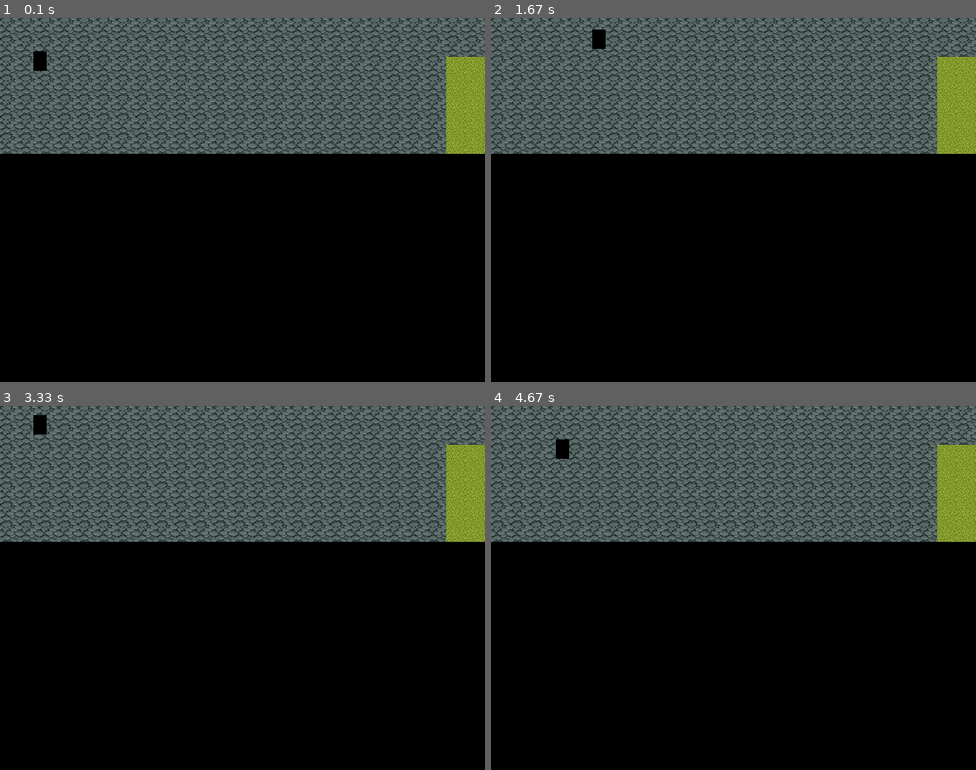
Above: before the commit, frames 1-4 (two rows, left to right).
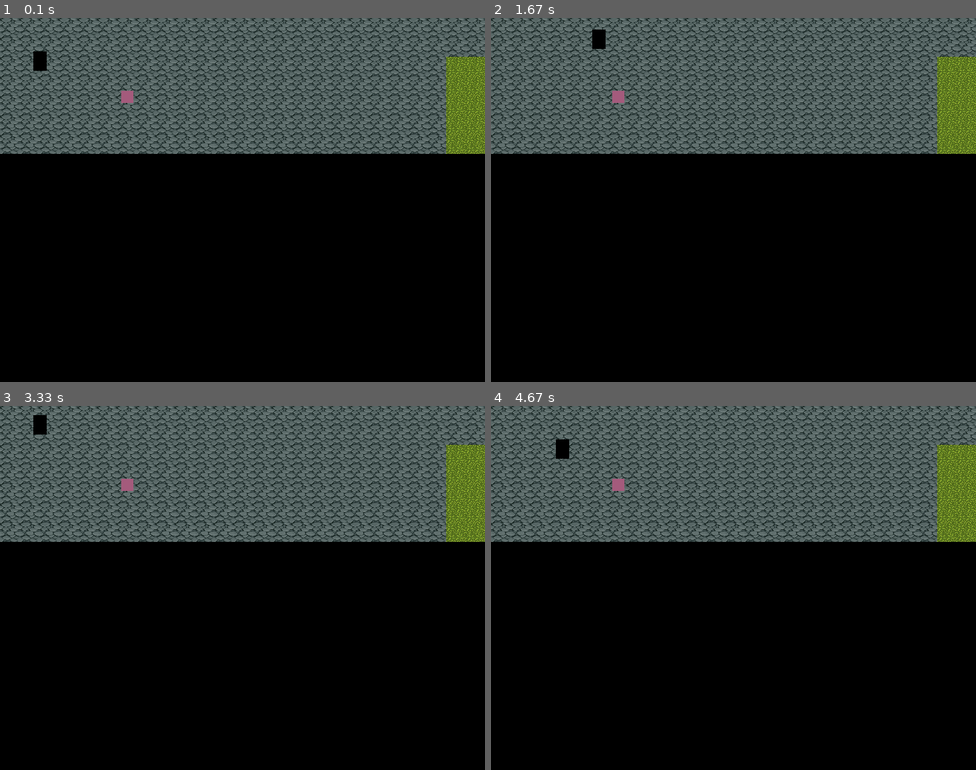
Above: after the commit, the same moments.

Repository: HelgIn/pygame
Game: pygame game, started from main.py
The game is run twice, just before and just after one commit, with the same random seed, the same clock (stepped at 60 frames per second) and the same inputs.
Inputs:
- Up to frame 1 (0.1 s): no input
- Up to frame 2 (1.67 s): hold Right 0.33-0.8 s; hold Up 0.83-1.13 s; hold Right 1.17-1.63 s
- Up to frame 3 (3.33 s): hold Left 1.67-2.2 s; hold Down 2.23-2.53 s; hold Left 2.57-2.97 s; hold Up from 3 s (still down)
- Up to frame 4 (4.67 s): release Up at 3.37 s; hold Right 3.4-4.03 s; hold Down 4.07-4.43 s; hold Left from 4.47 s (still down)

The runs differ from the first frame. In frame 1, 1.7% of the frame differs, in the area x 25-100%, y 10-38%; in frame 2, 1.7%; in frame 3, 1.7%; in frame 4, 1.7%.

Commit message:
added npc and menu

Diff:
--- a/level.py
+++ b/level.py
@@ -9,10 +9,10 @@
     for row in ar:
         for col in row:
             if col == "g":
-                block = Platform("../ground.bmp", x, y)
+                block = Platform("ground.bmp", x, y)
                 #background.blit(block, (x, y))
             if col == "t":
-                block = Platform("../grass.bmp", x, y)
+                block = Platform("gr1.bmp", x, y)
                 #background.blit(block, (x, y))
             entities.add(block)
             x += block.get_width()
--- a/main.py
+++ b/main.py
@@ -3,13 +3,10 @@
 import pygame
 from pygame.locals import *
 
-import Player
 from Player import *
-
-import level
 from level import *
-
 from Camera import *
+from npc import *
 
 WIN_WIDTH = 800
 WIN_HEIGHT = 600
@@ -19,10 +16,11 @@
 HERO_X = 55
 HERO_Y = 55
 
+
 def create_level(screen):
-    file = open("../level.txt", "r")
+    file = open("level.txt", "r")
     arFile = file.read().split("\n")
-    entities = level.create(screen, arFile)
+    entities = create(screen, arFile)
     level_width = len(arFile[0])
     level_height = len(arFile)
     return level_width, level_height, entities
@@ -38,6 +36,9 @@
     player = Player(HERO_X, HERO_X)
     left = right = up = down = False
 
+    # create npc
+    npc = Npc(200, 120)
+
     # Fill background
     background = pygame.Surface(screen.get_size())
     background.fill(Color(BACKGROUND_COLOR))
@@ -48,7 +49,6 @@
     LEVEL_HEIGHT = arLevelSize[1] * 32
 
     entities = arLevelSize[2]
-    #entities.add(player)
     timer = time.Clock()
 
     camera = Camera(LEVEL_WIDTH, LEVEL_HEIGHT)
@@ -85,9 +85,6 @@
             if event.type == KEYUP and event.key == K_DOWN:
                 down = False
 
-
-
-        #screen.blit(background, camera.apply(background))
         player.update(left, right, up, down)
 
         camera.update(player)
@@ -96,6 +93,8 @@
             screen.blit(e.image, camera.apply(e))
 
         player.draw(screen, camera)
+        npc.draw(screen, camera)
+
         display.flip()
 
 if __name__ == '__main__': main()
--- /dev/null
+++ b/meny.py
@@ -0,0 +1,94 @@
+#!/usr/bin/python
+
+import pygame
+
+pygame.init()
+
+
+class MenuItem(pygame.font.Font):
+    def __init__(self, text, font=None, font_size=30,
+                 font_color=(255, 255, 255), (pos_x, pos_y)=(0, 0)):
+        pygame.font.Font.__init__(self, font, font_size)
+        self.text = text
+        self.font_size = font_size
+        self.font_color = font_color
+        self.label = self.render(self.text, 1, self.font_color)
+        self.width = self.label.get_rect().width
+        self.height = self.label.get_rect().height
+        self.dimensions = (self.width, self.height)
+        self.pos_x = pos_x
+        self.pos_y = pos_y
+        self.position = pos_x, pos_y
+
+    def set_position(self, x, y):
+        self.position = (x, y)
+        self.pos_x = x
+        self.pos_y = y
+
+    def set_font_color(self, rgb_tuple):
+        self.font_color = rgb_tuple
+        self.label = self.render(self.text, 1, self.font_color)
+
+    def is_mouse_selection(self, (posx, posy)):
+        if (posx >= self.pos_x and self.pos_x + self.width >= posx) and \
+                (self.pos_y <= posy and posy <= self.pos_y + self.height):
+            return True
+        return False
+
+
+class GameMenu():
+    def __init__(self, screen, items, bg_color=(0,0,0), font=None, font_size=30,
+                 font_color=(255, 255, 255)):
+        self.screen = screen
+        self.scr_width = self.screen.get_rect().width
+        self.scr_height = self.screen.get_rect().height
+
+        self.bg_color = bg_color
+        self.clock = pygame.time.Clock()
+
+        self.items = []
+        for index, item in enumerate(items):
+            menu_item = MenuItem(item)#, '/home/nebelhom/.fonts/SHOWG.TTF')
+
+            # t_h: total height of text block
+            t_h = len(items) * menu_item.height
+            pos_x = (self.scr_width / 2) - (menu_item.width / 2)
+            # This line includes a bug fix by Ariel (Thanks!)
+            # Please check the comments section for an explanation
+            pos_y = (self.scr_height / 2) - (t_h / 2) + ((index * 2) + index * menu_item.height)
+
+            menu_item.set_position(pos_x, pos_y)
+            self.items.append(menu_item)
+
+    def run(self):
+        mainloop = True
+        while mainloop:
+            # Limit frame speed to 50 FPS
+            self.clock.tick(50)
+
+            for event in pygame.event.get():
+                if event.type == pygame.QUIT:
+                    mainloop = False
+
+            # Redraw the background
+            self.screen.fill(self.bg_color)
+
+            for item in self.items:
+                if item.is_mouse_selection(pygame.mouse.get_pos()):
+                    item.set_font_color((255, 0, 0))
+                else:
+                    item.set_font_color((255, 255, 255))
+                self.screen.blit(item.label, item.position)
+
+            pygame.display.flip()
+
+
+if __name__ == "__main__":
+    # Creating the screen
+    screen = pygame.display.set_mode((640, 480), 0, 32)
+
+    menu_items = ('Start', 'Quit')
+
+    pygame.display.set_caption('Game Menu')
+    gm = GameMenu(screen, menu_items)
+    gm.run()
--- /dev/null
+++ b/npc.py
@@ -0,0 +1,16 @@
+import pygame
+from pygame import *
+
+
+class Npc(sprite.Sprite):
+    def __init__(self, x, y):
+        sprite.Sprite.__init__(self)
+        self.image = Surface((20, 20))
+        self.image.fill(Color("#a45b7c"))
+        self.rect = Rect(x, y, 20, 20)
+
+    def draw(self, screen, camera):
+        screen.blit(self.image, camera.apply(self))
+
+    def get_rect(self):
+        return self.image
--- /dev/null
+++ b/test.py
@@ -0,0 +1,36 @@
+
+
+import time
+import math
+
+out = open('outfile.txt', 'w')
+out.write('qwe\n-----\n qwe\n')
+start = time.time()
+print("2\n3\n5\n7\n11\n13\n17\n19\n23\n")
+out.write( "2\n3\n5\n7\n11\n13\n17\n19\n23\n")
+for i in range(29, 1000000, 2):
+    if (
+                                            i % 2 ==  0 or # |(                                                         )
+                                            i % 3 ==  0 or # |(                                                         )
+                                        i % 5 ==  0 or # |(                                                         )
+                                    i % 7 ==  0 or # |(   ,                )
+                                i % 11 == 0 or # |(                     )
+                            i % 13 == 0 or # |(                                                         )
+                        i % 17 == 0 or # |(                                                         )
+                    i % 19 == 0 or # |(                                                         )
+                i % 23 == 0    # |(                                                         )
+    ):
+        continue
+
+    else:
+        for j in range(29, int(math.sqrt(i) + 1), 2):
+            if i % j == 0:
+                break
+        else:
+            print(i)
+            out.write(str(i) + "\n")
+
+finish = time.time()
+print(finish - start)
+out.write('Program work at ' + str(finish - start) + ' second')
+out.close()
Binary file added: gr1.bmp
